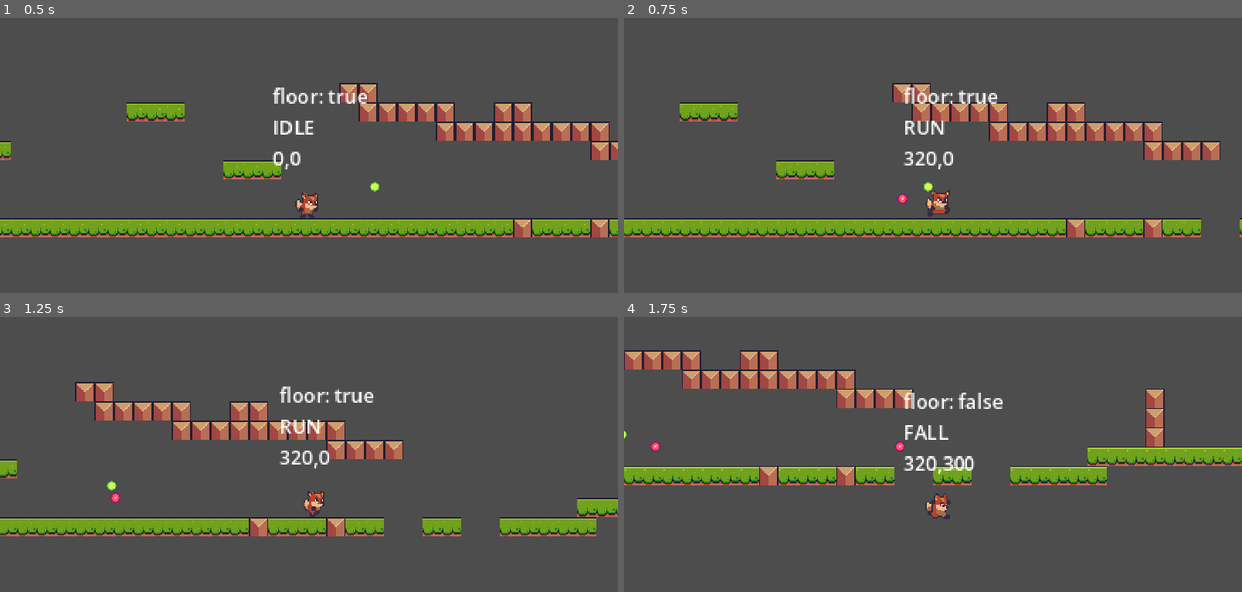
Above: before the commit, frames 1-4 (two rows, left to right).
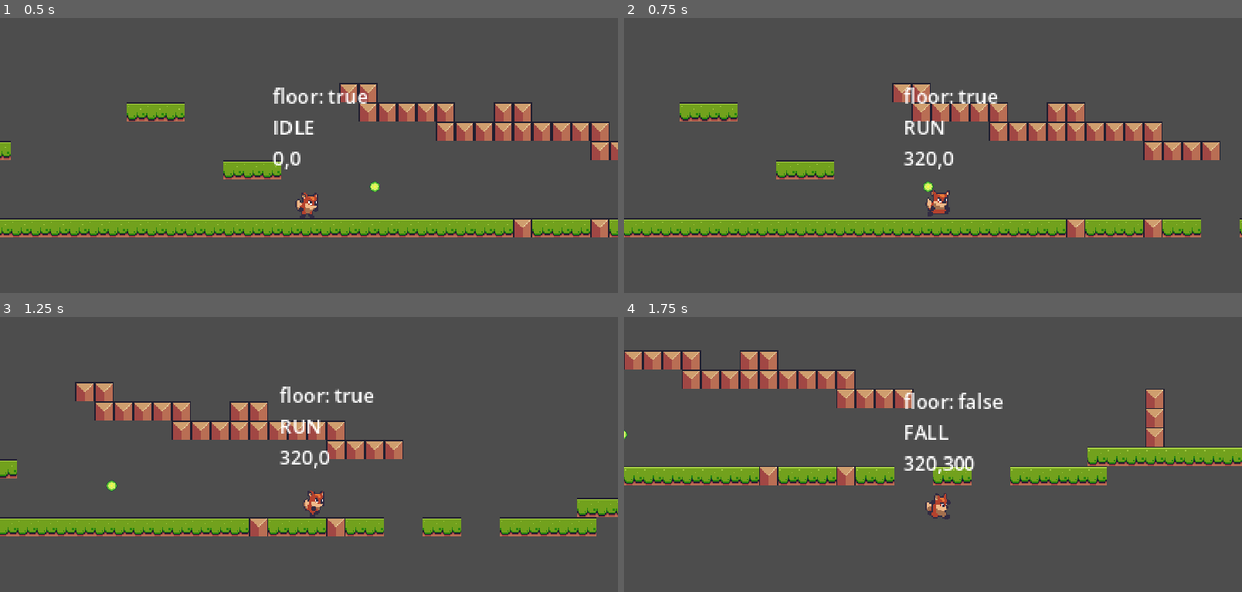
Above: after the commit, the same moments.

Repository: heliosalesjr/myPlatformer
Game: Godot game, scene res://level_base/level_base.tscn
Same seed, same stepped clock (60 frames per second), same inputs: the game is played once before the commit and once after it. The project has no main scene, so this scene is started directly.
Inputs:
- Up to frame 1 (0.5 s): no input
- Up to frame 2 (0.75 s): hold Right (right) from 0.53 s (still down); tap Shift (shoot) at 0.6 s
- Up to frame 3 (1.25 s): keep holding Right (right); tap Space (jump) at 0.77 s
- Up to frame 4 (1.75 s): keep holding Right (right); tap Shift (shoot) at 1.35 s; tap Space (jump) at 1.52 s

Frame 1 is identical in both runs. In frame 2, less than 0.1% of the frame differs, in the area x 44-46%, y 63-68%; in frame 3, less than 0.1%; in frame 4, 0.1%, in the area x 4-46%, y 45-50%.

Commit message:
shooter scene

Diff:
--- a/scenes/player.gd
+++ b/scenes/player.gd
@@ -31,7 +31,8 @@
 	update_debug_label()
 
 	if Input.is_action_just_pressed("shoot") == true:
-		ObjectMaker.create_bullet(50.0, Vector2.RIGHT, global_position, 20.0, ObjectMaker.BULLET_KEY.ENEMY)
+		#ObjectMaker.create_bullet(50.0, Vector2.RIGHT, global_position, 20.0, ObjectMaker.BULLET_KEY.ENEMY)
+		pass
 
 func update_debug_label():
 	debug_label.text = "floor: %s\n%s\n%.0f,%.0f" % [
--- /dev/null
+++ b/shooter/shooter.gd
@@ -0,0 +1,29 @@
+extends Node2D
+
+@onready var sound = $Sound
+@onready var shoot_timer = $ShootTimer
+
+@export var speed: float = 50.0
+@export var life_span: float = 10.0
+@export var bullet_key: ObjectMaker.BULLET_KEY
+@export var shoot_delay: float = 0.5
+
+var _can_shoot: bool = true
+
+func _ready():
+	shoot_timer.wait_time = shoot_delay
+
+func shoot(direction: Vector2):
+	if _can_shoot == false:
+		return
+
+	_can_shoot = false
+	SoundManager.play_clip(sound, SoundManager.SOUND_LASER)
+	ObjectMaker.create_bullet(
+		speed, direction, global_position, life_span, bullet_key
+	)
+	shoot_timer.start()
+
+
+func _on_shoot_timer_timeout():
+	pass # Replace with function body.
--- /dev/null
+++ b/shooter/shooter.tscn
@@ -0,0 +1,12 @@
+[gd_scene load_steps=2 format=3 uid="uid://lo61yj5l3xbm"]
+
+[ext_resource type="Script" path="res://shooter/shooter.gd" id="1_0fgmn"]
+
+[node name="Shooter" type="Node2D"]
+script = ExtResource("1_0fgmn")
+
+[node name="Sound" type="AudioStreamPlayer2D" parent="."]
+
+[node name="ShootTimer" type="Timer" parent="."]
+
+[connection signal="timeout" from="ShootTimer" to="." method="_on_shoot_timer_timeout"]
